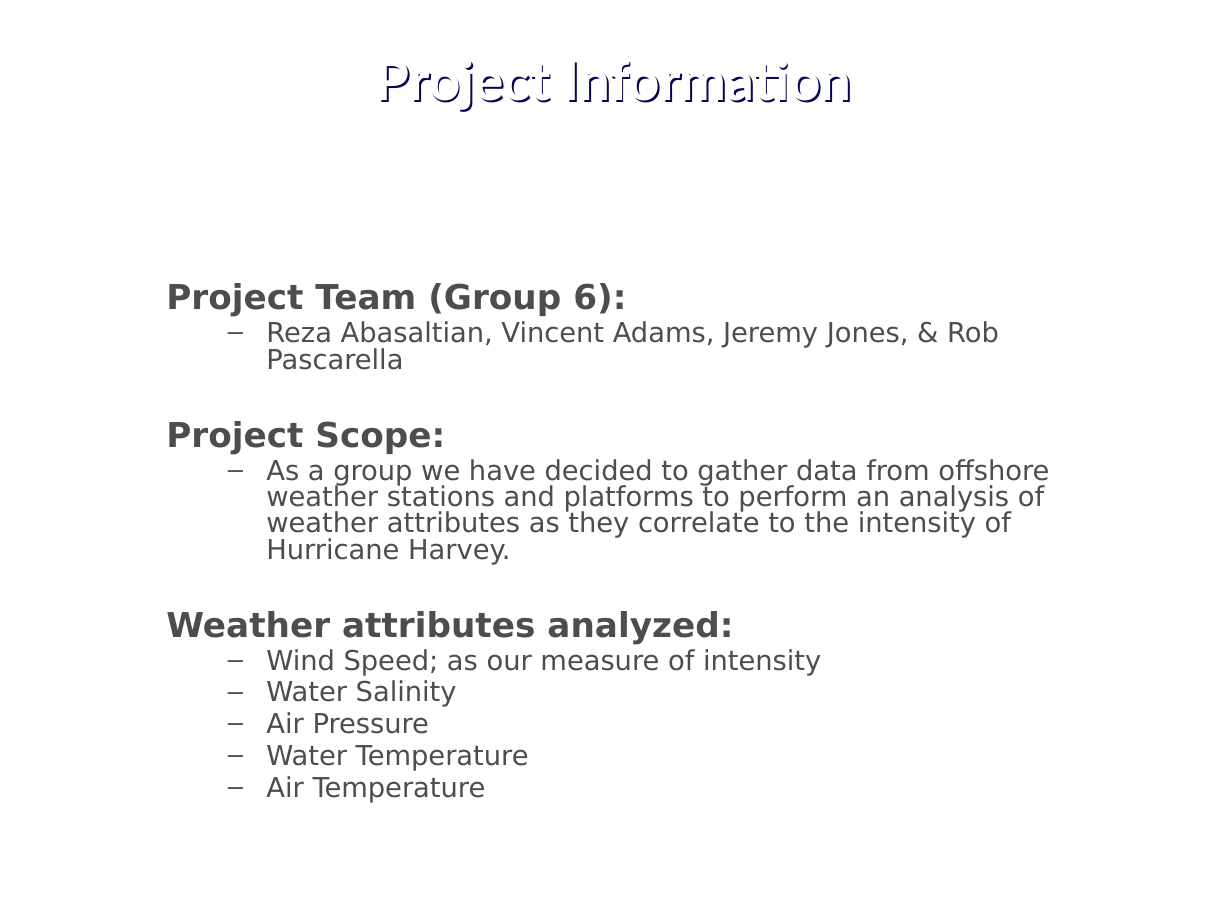
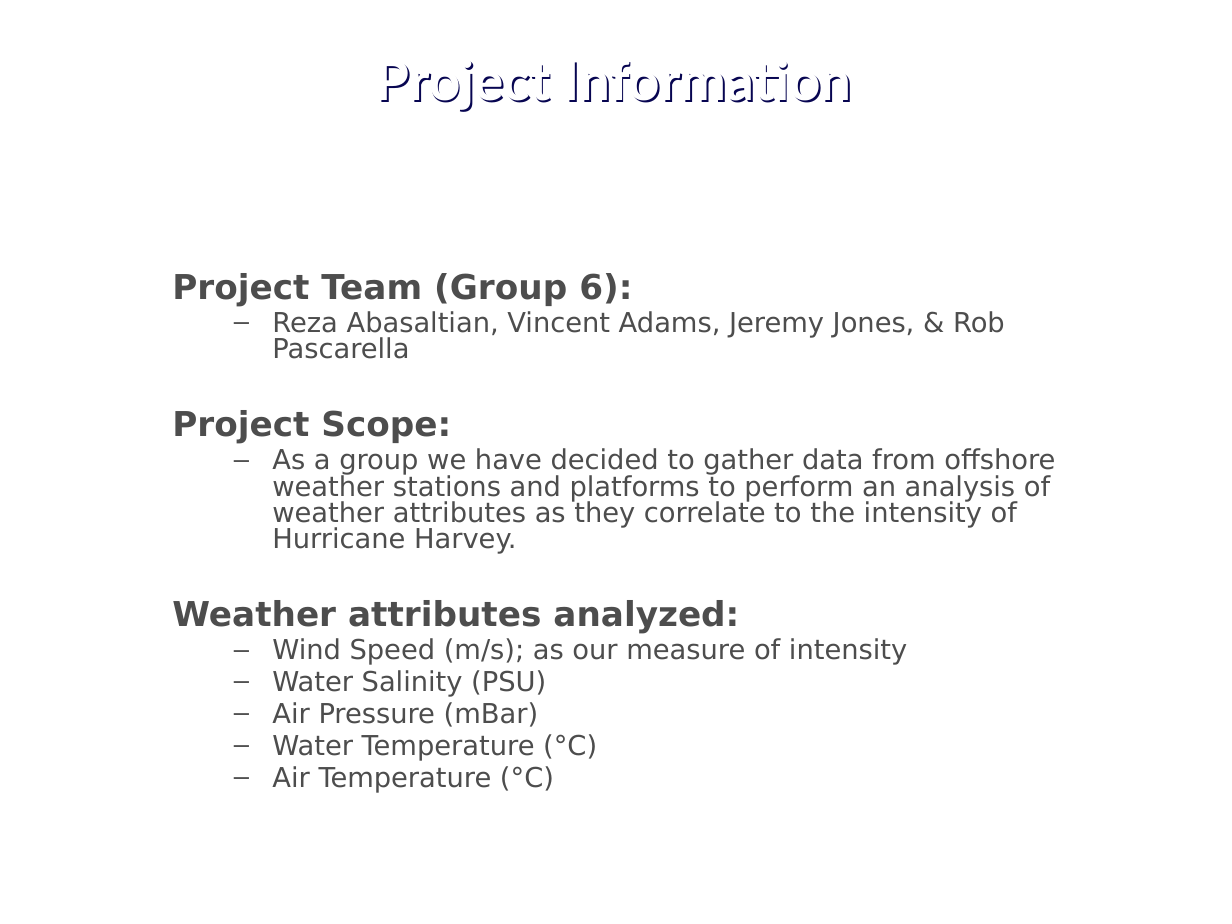
Before and after one commit to j1-aggie/Hurricane_Harvey_Analysis, a slide deck: slide 2 of Final Presentation__RobAdditions.pptx. Drawn at 1232x924 pixels with LibreOffice and Linux fonts; fonts in the diff are those of the drawing; background and template pictures are left out. Boxes give left, top, right and bottom in pixels: in the first picture for what was removed or moved away, otherwise in the second. Text is boxed around its words. In the diff, an @@ line names an element or a change of style, - is before the commit and + after.

Commit message:
ppoint group work

```diff
--- a/Final Presentation__RobAdditions.pptx
+++ b/Final Presentation__RobAdditions.pptx
@@ text "Project Team (Group 6):": place and size @@
-text "Project Team (Group 6):" at [166, 283, 1049, 803]
+text "Project Team (Group 6):" at [172, 273, 1055, 793]
@@ text at [272, 638, 907, 793]: text changed @@
-  – Wind Speed; as our measure of intensity
-  – Water Salinity
-  – Air Pressure
-  – Water Temperature
-  – Air Temperature
+  – Wind Speed (m/s); as our measure of intensity
+  – Water Salinity (PSU)
+  – Air Pressure (mBar)
+  – Water Temperature (°C)
+  – Air Temperature (°C)
```
Also in this commit, not shown: 7 other slides changed, 1 slide added.
